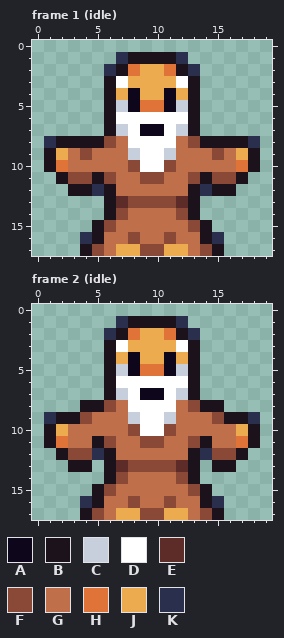
Two states of a pixel-art file, BurningKnight/Content/Animations/old_man.ase. Above, as it was before the edit.
20x18 pixels, 5 frames. Shown: frame 1 (idle), frame 2 (idle). The commit also changed other frames, which this record leaves out.
Palette (. is transparent): A #0e071b  B #1c121c  C #c7cfdd  D #ffffff  E #5d2c28  F #8a4836  G #bf6f4a  H #e07438  J #edab50  K #2a2f4e
Pixels before, frame 1 (idle), first column x 1:
 1 ......KBBBBK......
 2 .....KBHJJHBK.....
 3 .....BDJJJJDB.....
 4 .....BJAJJAJB.....
 5 .....BCAHHACB.....
 6 .....BDDDDDDB.....
 7 .....BCDAADCB.....
 8 KBBBBFGDDDDGFBBBBK
 9 BJGFGGGCDDCGGGFGJB
10 BHGGGGGFDDFGGGGGHB
11 .BFFBFGGFFGGFBFFB.
12 ..BBKBGGGGGGBKBB..
13 .....BEFFFFEB.....
14 .....BFGGGGFB.....
15 ....BFGGGGGGFB....
16 ...KBGGFGGFGGBK...
17 ...BFGJJFFJJGFB...
Pixels before, frame 2 (idle), first column x 1:
 1 ......KBBBBK......
 2 .....KBHJJHBK.....
 3 .....BDJJJJDB.....
 4 .....BJAJJAJB.....
 5 .....BCAHHACB.....
 6 .....BDDDDDDB.....
 7 .....BCDAADCB.....
 8 ...BBFGDDDDGFBB...
 9 KBBFGGGCDDCGGGFBBK
10 BJGGGGGFDDFGGGGGJB
11 BHGGBFGGFFGGFBGGHB
12 .BFFKBGGGGGGBKFFB.
13 ..BB.BEFFFFEB.BB..
14 .....BFGGGGFB.....
15 ....BFGGGGGGFB....
16 ...KBGGFGGFGGBK...
17 ...BFGJJFFJJGFB...
The same view after the edit:
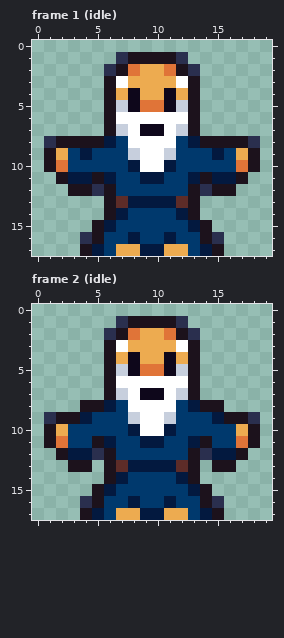
The author wrote: Recolor old man, loop
Edits made:
colour F: #8a4836 -> #03193f
colour G: #bf6f4a -> #00396d
Where, in picture pixels (left, top, right, bottom), the same in both pictures:
changed: (68, 136, 236, 256)
changed: (68, 400, 236, 520)
